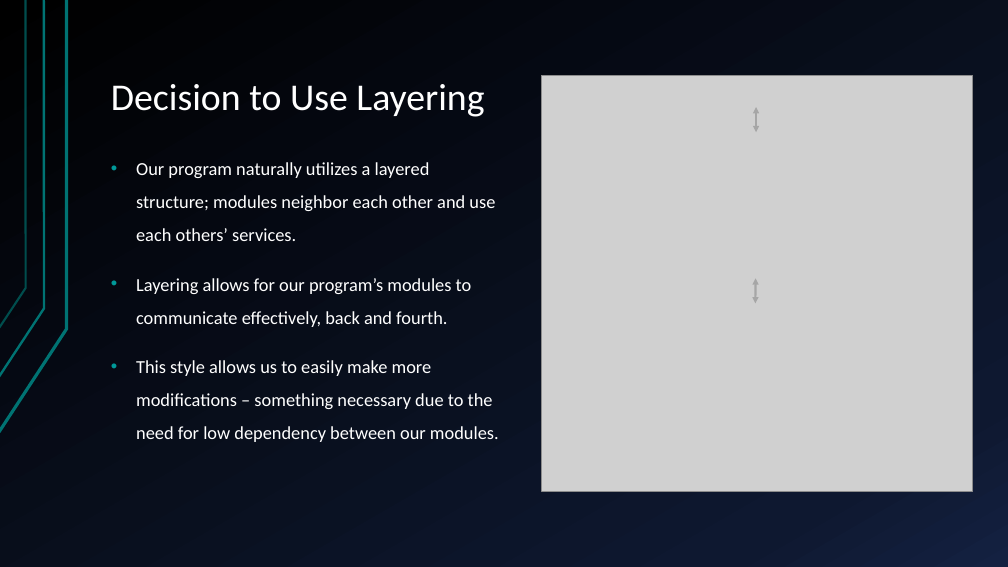
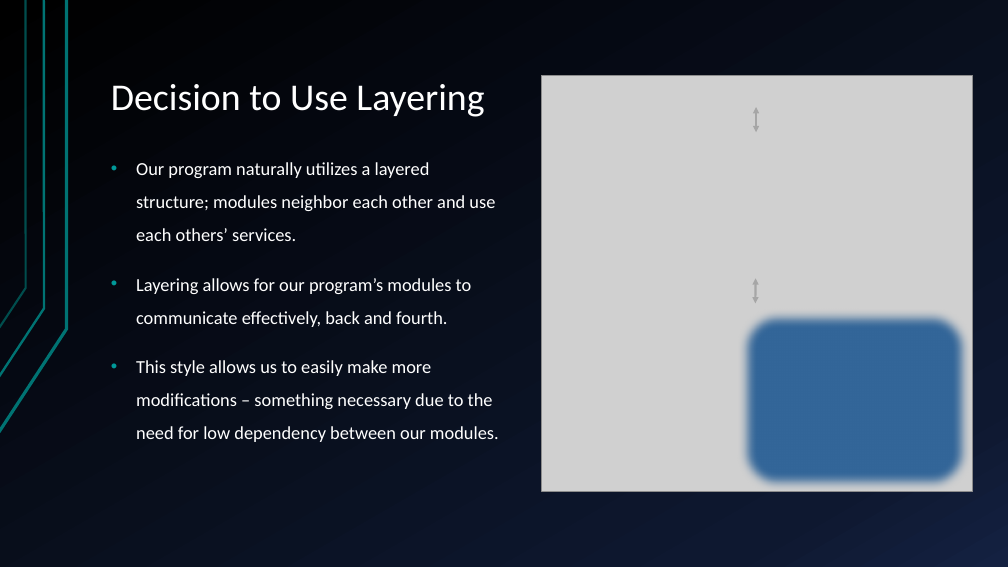
Before and after one commit to Jared-Peterson/TeamRepo, a slide deck: slide 5 of Documents/Architectural Presentation.pptx. Drawn at 1008x567 pixels with LibreOffice and Linux fonts; fonts in the diff are those of the drawing; grey boxes stand for pictures. Boxes give left, top, right and bottom in pixels: in the first picture for what was removed or moved away, otherwise in the second. Text is boxed around its words. In the diff, an @@ line names an element or a change of style, - is before the commit and + after.

```diff
--- a/Documents/Architectural Presentation.pptx
+++ b/Documents/Architectural Presentation.pptx
@@ rounded rectangle added at bbox=[737, 309, 972, 492], fill #336699 @@
```
Also in this commit, not shown: 1 other file.
